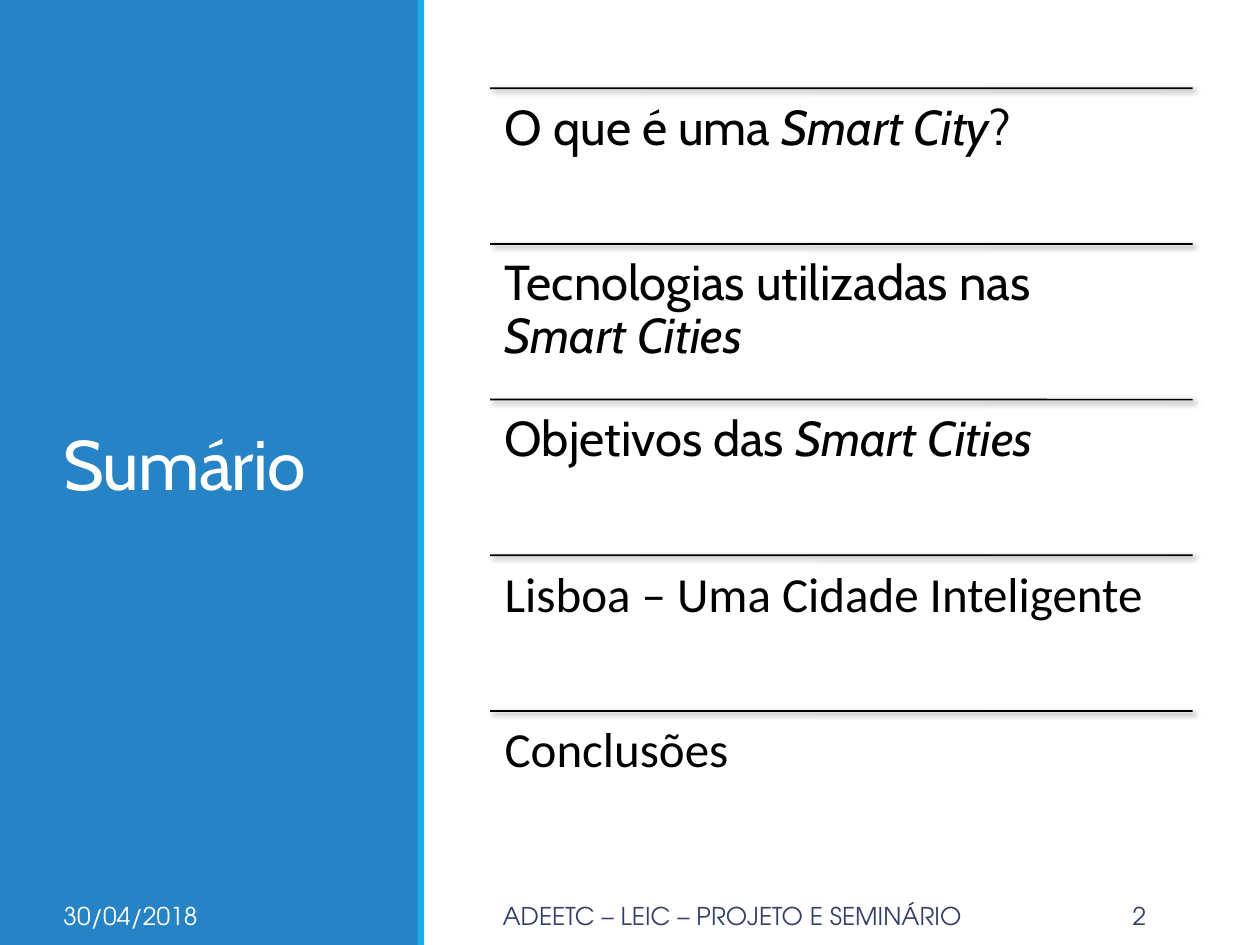
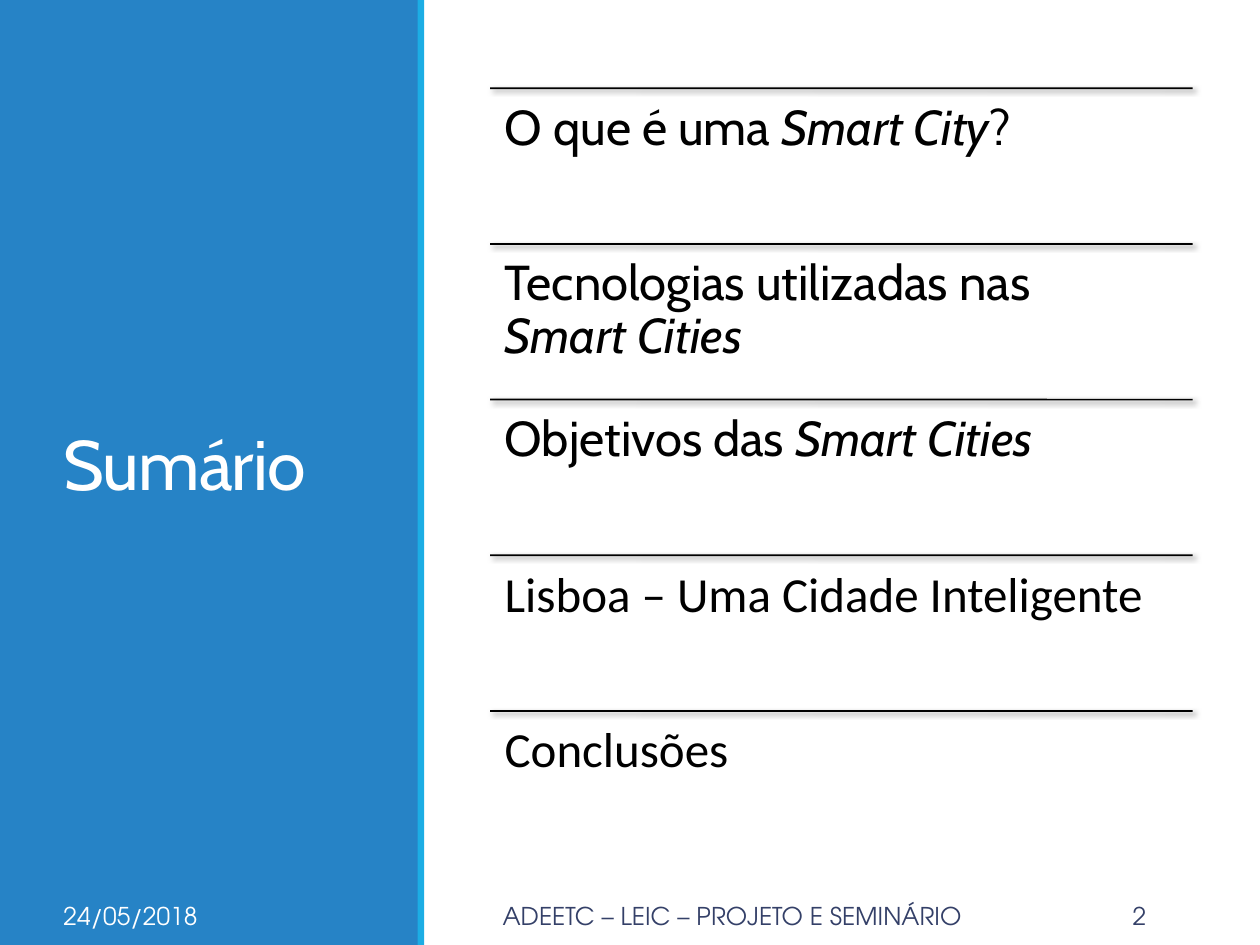
Before and after one commit to inesamil/projeto, a slide deck: slide 2 of Documentos/4. Apresentação Individual/Inês/Apresentacao.pptx. Drawn at 1260x945 pixels with LibreOffice and Linux fonts; fonts in the diff are those of the drawing. Boxes give left, top, right and bottom in pixels: in the first picture for what was removed or moved away, otherwise in the second. Text is boxed around its words. In the diff, an @@ line names an element or a change of style, - is before the commit and + after.

```diff
--- a/Documentos/4. Apresentação Individual/Inês/Apresentacao.pptx
+++ b/Documentos/4. Apresentação Individual/Inês/Apresentacao.pptx
@@ text at bbox=[63, 906, 197, 929]: text changed @@
-30/04/2018
+24/05/2018
```
Also in this commit, not shown: 6 other slides changed.
